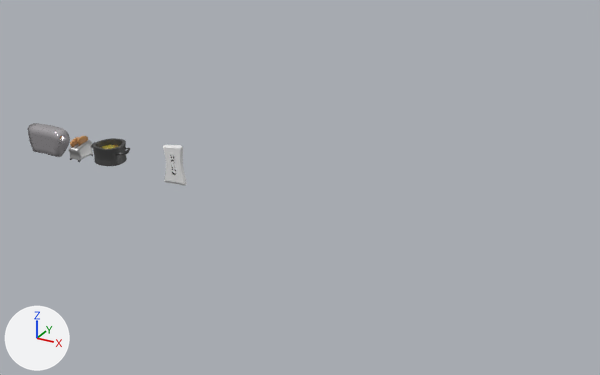
An edit to the Blender file Assets/Blender/StuInteractables.blend, drawn before and after from the same camera.
Rendered twice from a camera (50 mm lens) standing at (17.12, -21.69, 11.12) and looking at (4.84, 0.63, -0.04). The lights are fixed; the arrows at lower left show +X, +Y and +Z. The older version comes first.

The scene before the commit, as lines of its bpy script (objects in view):
```python
me_dryer = bpy.data.meshes.new('Dryer')
me_dryer.from_pydata(...)  # 348 vertices, 346 faces; spans x -0.8..0.8, y -0.4..0.36, z -0.4..0.8
me_dryer.polygons.foreach_set('use_smooth', [True] * 346)
me_dryer.materials.append(mat_metal_001)  # light grey #ddd9dd
me_outlet = bpy.data.meshes.new('Outlet')
me_outlet.from_pydata(...)  # 348 vertices, 328 faces; spans x -0.67..0.82, y -1.1..1.26, z -0.12..0.0
# faces by material slot: [218, 110]
me_outlet.materials.append(mat_material)  # white #e7e7e7
me_outlet.materials.append(mat_material_002)  # black #000000
me_pot = bpy.data.meshes.new('Pot')
me_pot.from_pydata(...)  # 276 vertices, 242 faces; spans x -0.84..0.84, y -0.6..0.58, z -0.39..0.3
me_pot.materials.append(mat_pot)  # dark grey #5c5c5c
ob_dryer = bpy.data.objects.new('Dryer', me_dryer)
ob_dryer.location = (-5.7, 0.0, -0.25)
ob_outlet = bpy.data.objects.new('Outlet', me_outlet)
ob_outlet.location = (0.04, 0.0, 0.0)
ob_outlet.rotation_euler = (1.571, 0.0, 0.0)  # degrees (90, 0, 0)
ob_outlet.scale = (0.657, 0.657, 0.657)
ob_pot = bpy.data.objects.new('Pot', me_pot)
ob_pot.location = (-2.78, 0.01, 0.07)
```
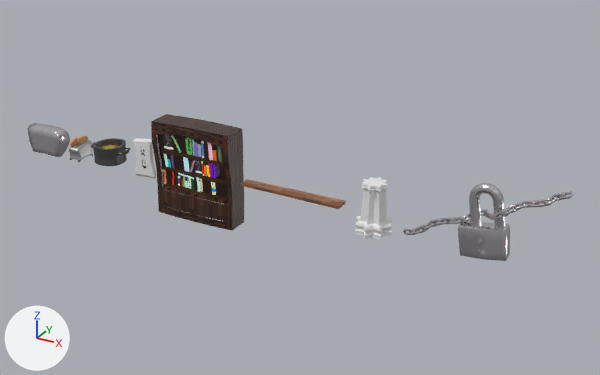
Where the change shows, as pixel boxes [x1, y1, x2, y2] in the pictures (600 x 375 px):
'Bookshelf', added: after [151, 114, 244, 230]
    faces in mat_office_wood: [151, 114, 244, 230]
    faces in mat_fake_bookshelf: [158, 134, 227, 201]
'Lock', added: after [458, 183, 510, 261]
'Alter', added: after [355, 177, 392, 240]
'Outlet', moved: before [163, 145, 187, 186]; after [133, 138, 157, 178]
'Circle.006', added: after [403, 191, 574, 235]
'Board', added (brown): after [241, 179, 346, 209]

The change, as a diff of the scene's bpy script:
```diff
--- a/Assets/Blender/StuInteractables.blend.py
+++ b/Assets/Blender/StuInteractables.blend.py
@@ img_diningfloor_png_001 @@
+img_diningfloor_png_001 = load_image('diningfloor.png.001', 'textures/diningfloor.png', 1000, 1000, 'sRGB')
@@ img_fakelibrary_png_001 @@
+img_fakelibrary_png_001 = load_image('fakelibrary.png.001', 'textures/fakelibrary.png', 1000, 1000, 'sRGB')
@@ mat_material_001 @@
+mat_material_001 = bpy.data.materials.new('Material.001')
+# uses the picture img_diningfloor_png_001
@@ mat_fake_bookshelf @@
+mat_fake_bookshelf = bpy.data.materials.new('Fake Bookshelf')
+# uses the picture img_fakelibrary_png_001
@@ mat_office_wood @@
+mat_office_wood = bpy.data.materials.new('Office Wood')
+# colours: black #2a0001
+# uses the picture img_diningfloor_png_001
@@ me_circle_008 @@
+me_circle_008.from_pydata(...)  # 9216 vertices, 9216 faces; spans x -0.34..0.34, y -2.68..2.68, z -0.17..0.17
+me_circle_008.polygons.foreach_set('use_smooth', [True] * 9216)
+me_circle_008.materials.append(mat_metal_001)  # light grey #ddd9dd
@@ me_lock @@
+me_lock.from_pydata(...)  # 391 vertices, 372 faces; spans x -0.68..0.83, y -0.25..0.26, z -1.25..1.19
+me_lock.polygons.foreach_set('use_smooth', [True] * 372)
+me_lock.materials.append(mat_metal_001)  # light grey #ddd9dd
@@ me_alter @@
+me_alter.from_pydata(...)  # 368 vertices, 354 faces; spans x -0.62..0.62, y -0.62..0.62, z -0.74..0.95
@@ me_board @@
+me_board.from_pydata(...)  # 50 vertices, 47 faces; spans x -1.84..1.84, y -0.44..0.08, z 0.02..0.17
+me_board.materials.append(mat_material_001)
@@ me_bookshelf @@
+me_bookshelf.from_pydata(...)  # 233 vertices, 223 faces; spans x -1.57..1.57, y -0.51..0.51, z -1.72..1.72
+# faces by material slot: [214, 9]
+me_bookshelf.materials.append(mat_office_wood)
+me_bookshelf.materials.append(mat_fake_bookshelf)
@@ ob_outlet @@
 ob_outlet = bpy.data.objects.new('Outlet', me_outlet)
-ob_outlet.location = (0.04, 0.0, 0.0)
+ob_outlet.location = (-1.29, 0.0, 0.0)
 ob_outlet.rotation_euler = (1.571, 0.0, 0.0)  # degrees (90, 0, 0)
@@ ob_circle_006 @@
+ob_circle_006 = bpy.data.objects.new('Circle.006', me_circle_008)
+ob_circle_006.location = (11.25, 0.01, 0.67)
+ob_circle_006.rotation_euler = (-2.702, 3.098, 1.601)  # degrees (-155, 178, 92)
@@ ob_lock @@
+ob_lock = bpy.data.objects.new('Lock', me_lock)
+ob_lock.location = (11.26, 0.02, 0.51)
@@ ob_alter @@
+ob_alter = bpy.data.objects.new('Alter', me_alter)
+ob_alter.location = (7.82, 0.0, 0.07)
@@ ob_board @@
+ob_board = bpy.data.objects.new('Board', me_board)
+ob_board.location = (4.96, 0.0, 0.0)
@@ ob_bookshelf @@
+ob_bookshelf = bpy.data.objects.new('Bookshelf', me_bookshelf)
+ob_bookshelf.location = (1.18, 0.02, 0.02)
```
